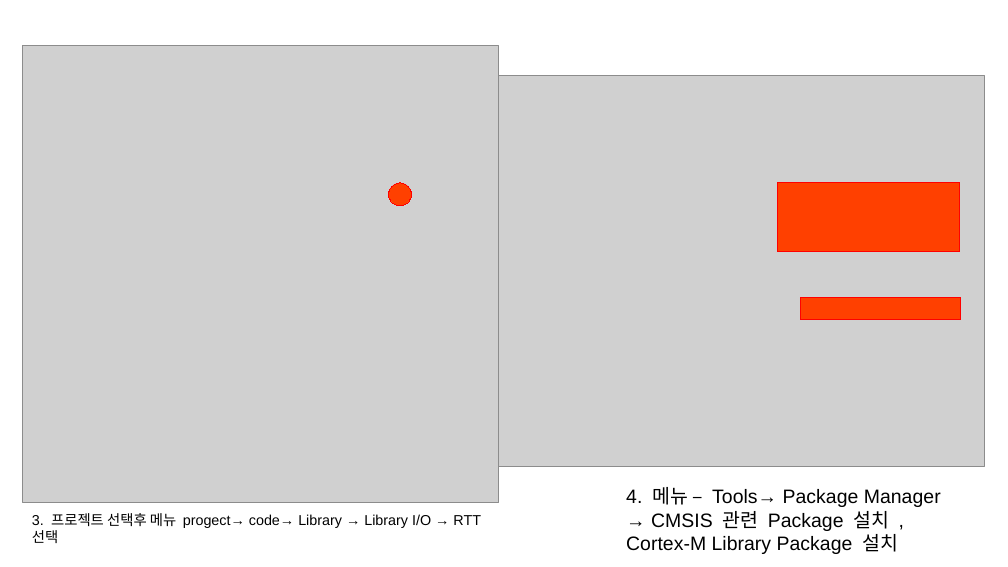
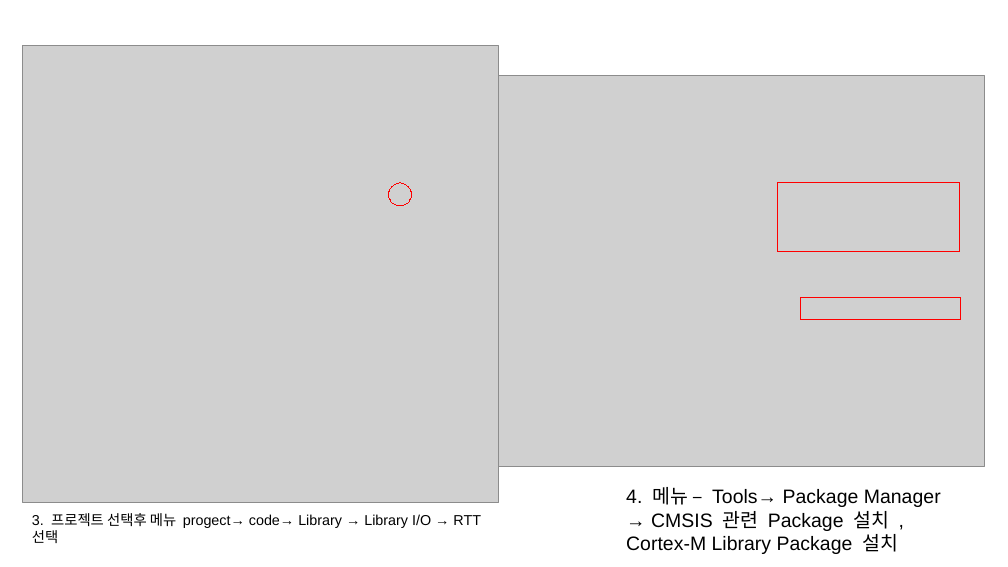
Before and after one commit to Shinjinok/dwm1001_ex, a slide deck: slide 4 of DWm1001_EXAMPLE_BUILD.odp. Drawn at 1008x567 pixels with LibreOffice and Linux fonts; fonts in the diff are those of the drawing; grey boxes stand for pictures. Boxes give left, top, right and bottom in pixels: in the first picture for what was removed or moved away, otherwise in the second. Text is boxed around its words. In the diff, an @@ line names an element or a change of style, - is before the commit and + after.

```diff
--- a/DWm1001_EXAMPLE_BUILD.odp
+++ b/DWm1001_EXAMPLE_BUILD.odp
@@ fill #FF4000 to none in 3 elements at (x1=389, y1=183, x2=412, y2=206), (x1=777, y1=183, x2=960, y2=252), (x1=800, y1=297, x2=960, y2=320) @@
```
Also in this commit, not shown: 1 other slide changed, 4 slides added, 3 other files.
